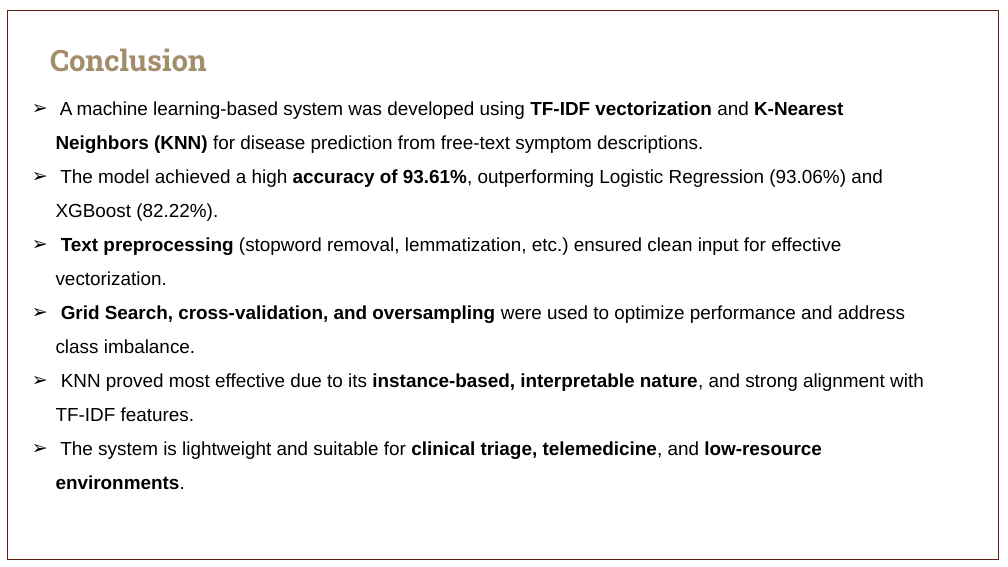
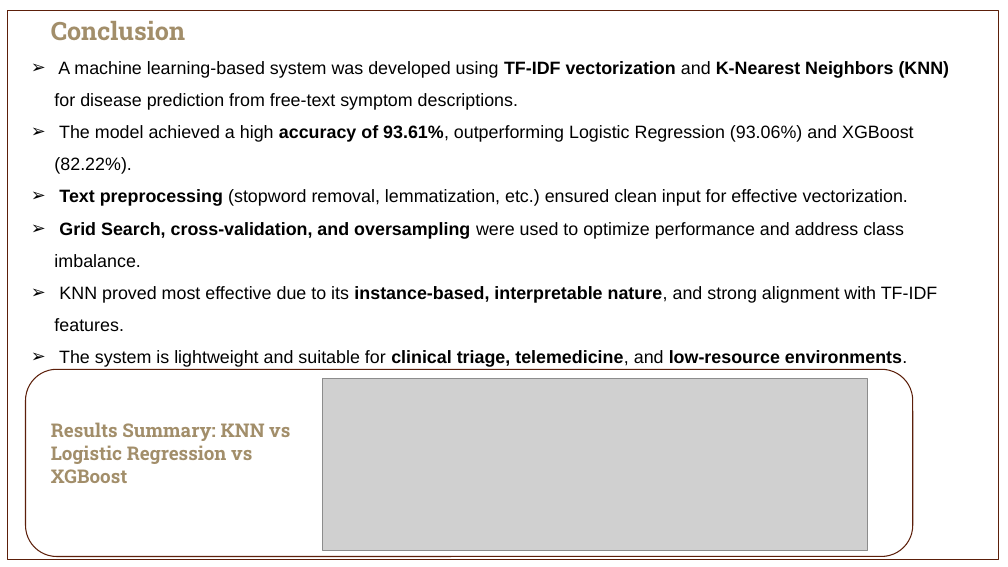
Before and after one commit to Pavithra-GR/disease_predictor, a slide deck: slide 12 of Reports/Disease Classification from Symptoms Description.pptx. Drawn at 1008x567 pixels with LibreOffice and Linux fonts; fonts in the diff are those of the drawing; grey boxes stand for pictures; background and template pictures are left out. Boxes give left, top, right and bottom in pixels: in the first picture for what was removed or moved away, otherwise in the second. Text is boxed around its words. In the diff, an @@ line names an element or a change of style, - is before the commit and + after.

```diff
--- a/Reports/Disease Classification from Symptoms Description.pptx
+++ b/Reports/Disease Classification from Symptoms Description.pptx
@@ text "Conclusion" moved from (x1=50, y1=48, x2=207, y2=72) to (x1=51, y1=21, x2=185, y2=40) @@
@@ text "Conclusion" at (x1=51, y1=21, x2=185, y2=40): size 28 to 24 pt @@
@@ text "A machine learning-based system was ..." moved from (x1=56, y1=101, x2=924, y2=490) to (x1=54, y1=61, x2=950, y2=367) @@
@@ text "A machine learning-based system was ..." at (x1=54, y1=61, x2=950, y2=367): size 18 to 17 pt @@
@@ rounded rectangle added at (x1=26, y1=369, x2=913, y2=557), outline #5C200A 1 pt @@
@@ picture added at (x1=323, y1=379, x2=868, y2=551) @@
@@ text added at (x1=51, y1=422, x2=290, y2=483), 18 pt, text #A28E6A, bold @@
+Results Summary: KNN vs
+Logistic Regression vs
+XGBoost
```
Also in this commit, not shown: 2 other slides changed.
